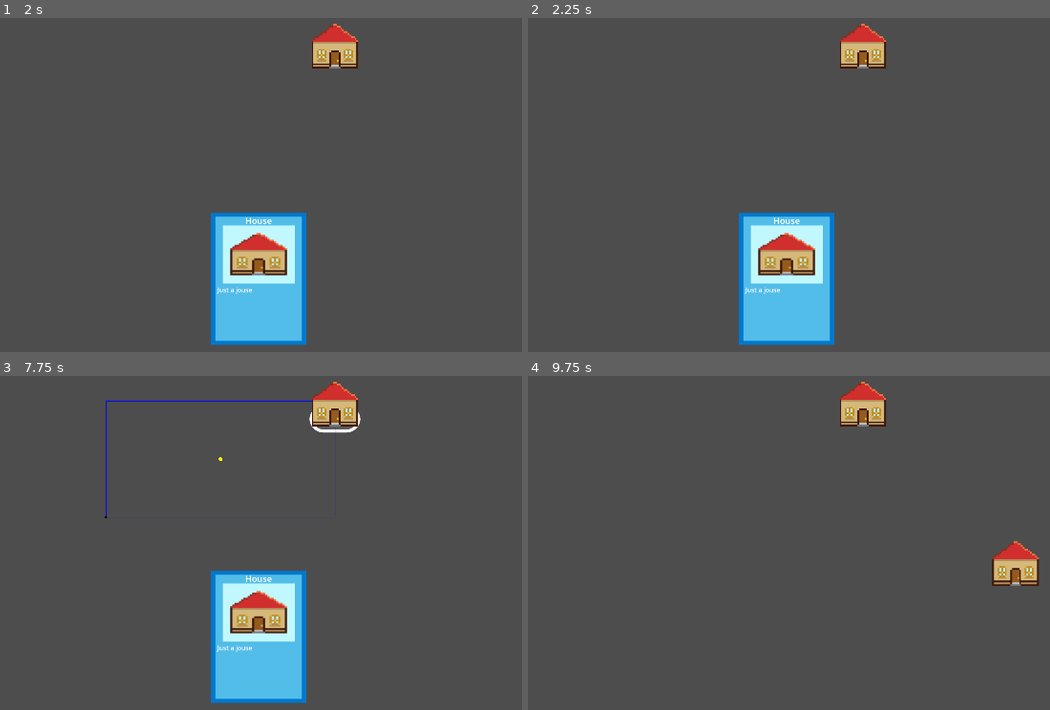
Above: before the commit, frames 1-4 (two rows, left to right).
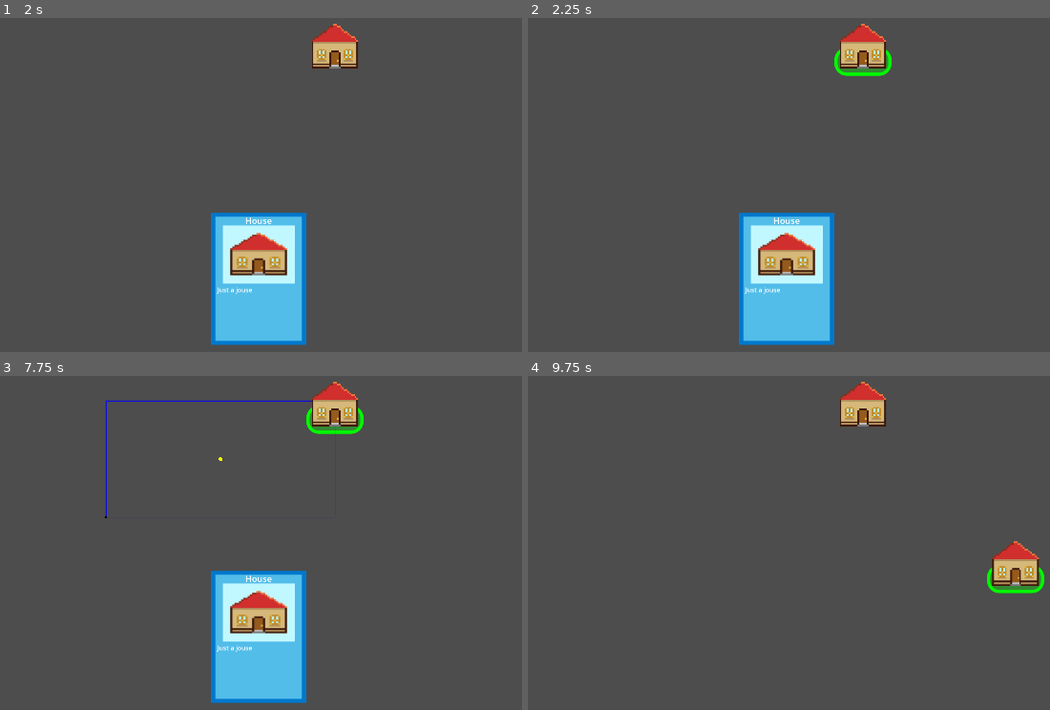
Above: after the commit, the same moments.

Repository: stranker/cardgame
Game: Godot game, scene res://Scenes/test_scene.tscn
Same seed, same stepped clock (60 frames per second), same inputs: the game is played once before the commit and once after it.
Inputs (mouse positions are in pixels of both pictures, inside the frame that each line leads up to):
- Up to frame 1 (2 s): tap Enter at 0.5 s; drag from (219, 281) to (334, 41) at 0.52 s; drag from (261, 278) to (334, 41) at 1.27 s
- Up to frame 2 (2.25 s): move the mouse to (862, 41) at 2.02 s; hold Right mouse button (right_click) from 2.03 s (still down); click (862, 41) at 2.1 s
- Up to frame 3 (7.75 s): release Right mouse button (right_click) at 2.75 s; tap Space at 2.75, 5.75, 7.25 s; drag from (219, 579) to (334, 399) at 2.77 s; move the mouse to (485, 559) at 3.52 s; hold Right mouse button (right_click) 3.53-4.25 s; click (485, 559) at 3.6 s; tap Enter at 4.25, 6.5 s; drag from (31, 429) to (261, 636) at 4.27 s; move the mouse to (297, 496) at 5.02 s; hold Right mouse button (right_click) 5.03-5.75 s; click (297, 496) at 5.1 s; drag from (146, 389) to (104, 516) at 5.77 s; move the mouse to (428, 472) at 6.52 s; hold Right mouse button (right_click) 6.53-7.25 s; click (428, 472) at 6.6 s; drag from (104, 516) to (334, 399) at 7.27 s
- Up to frame 4 (9.75 s): move the mouse to (862, 399) at 8.02 s; hold Right mouse button (right_click) 8.03-8.75 s; click (862, 399) at 8.1 s; drag from (747, 579) to (559, 429) at 8.77 s; move the mouse to (1013, 559) at 9.52 s; hold Right mouse button (right_click) from 9.53 s (still down); click (1013, 559) at 9.6 s

Frame 1 is identical in both runs. In frame 2, 0.3% of the frame differs, in the area x 58-70%, y 9-18%; in frame 3, 0.3%; in frame 4, 0.3%.

Commit message:
Add select panel to building

Diff:
--- a/CardGame/Managers/selection_manager.gd
+++ b/CardGame/Managers/selection_manager.gd
@@ -148,6 +148,7 @@
 	pass
 
 func _unselect_all():
+	print_debug(selected_objects)
 	for obj in selected_objects:
 		obj.get_node("SelectableComponent").deselect()
 	selected_objects.clear()
--- a/CardGame/Objects/Buildings/building.tscn
+++ b/CardGame/Objects/Buildings/building.tscn
@@ -1,63 +1,36 @@
 [gd_scene load_steps=10 format=3 uid="uid://cwp7jntte1nfm"]
 
 [ext_resource type="Script" path="res://Objects/Buildings/building.gd" id="1_v2wy1"]
-[ext_resource type="Script" path="res://Objects/Components/selectable_component.gd" id="2_3rwa3"]
 [ext_resource type="PackedScene" uid="uid://b0713h3mysyhv" path="res://Objects/Components/visual_component.tscn" id="4_2e6cy"]
 [ext_resource type="PackedScene" uid="uid://bnhp8xorl5mht" path="res://Objects/Components/construct_component.tscn" id="4_iq34l"]
+[ext_resource type="PackedScene" uid="uid://bqqxauqfyhslm" path="res://Objects/Components/selectable_component.tscn" id="5_elbbj"]
 [ext_resource type="Texture2D" uid="uid://bn42djc3lmgaf" path="res://Objects/Buildings/House.png" id="5_x2rgf"]
 
 [sub_resource type="RectangleShape2D" id="RectangleShape2D_nmhxt"]
 size = Vector2(128, 104)
 
-[sub_resource type="RectangleShape2D" id="RectangleShape2D_6mabi"]
+[sub_resource type="RectangleShape2D" id="RectangleShape2D_5llsy"]
 size = Vector2(128, 128)
 
-[sub_resource type="StyleBoxFlat" id="StyleBoxFlat_kwccn"]
-bg_color = Color(0.800491, 0.800491, 0.800491, 0.101961)
+[sub_resource type="RectangleShape2D" id="RectangleShape2D_va0gn"]
+size = Vector2(144, 144)
+
+[sub_resource type="StyleBoxFlat" id="StyleBoxFlat_8aqbu"]
+bg_color = Color(0, 1, 0, 0.337255)
 border_width_left = 8
 border_width_top = 8
 border_width_right = 8
 border_width_bottom = 8
-border_color = Color(0.964742, 0.964742, 0.964742, 1)
-corner_radius_top_left = 40
-corner_radius_top_right = 40
-corner_radius_bottom_right = 40
-corner_radius_bottom_left = 40
-
-[sub_resource type="RectangleShape2D" id="RectangleShape2D_5llsy"]
-size = Vector2(128, 128)
+border_color = Color(0, 0.976471, 0, 1)
+corner_radius_top_left = 30
+corner_radius_top_right = 30
+corner_radius_bottom_right = 30
+corner_radius_bottom_left = 30
 
 [node name="Building" type="StaticBody2D"]
 collision_layer = 2
 collision_mask = 6
 script = ExtResource("1_v2wy1")
-
-[node name="CollisionShape2D" type="CollisionShape2D" parent="."]
-position = Vector2(0, 12)
-shape = SubResource("RectangleShape2D_nmhxt")
-
-[node name="SelectableComponent" type="Area2D" parent="."]
-collision_layer = 0
-collision_mask = 0
-script = ExtResource("2_3rwa3")
-
-[node name="CollisionShape2D" type="CollisionShape2D" parent="SelectableComponent"]
-shape = SubResource("RectangleShape2D_6mabi")
-debug_color = Color(0.344888, 0.484789, 1, 0.42)
-
-[node name="SelectPanel" type="Panel" parent="SelectableComponent"]
-show_behind_parent = true
-z_index = -1
-offset_left = -64.0
-offset_top = 12.0
-offset_right = 64.0
-offset_bottom = 80.0
-theme_override_styles/panel = SubResource("StyleBoxFlat_kwccn")
-
-[node name="ConstructComponent" parent="." instance=ExtResource("4_iq34l")]
-
-[node name="CollisionShape2D" type="CollisionShape2D" parent="ConstructComponent"]
-shape = SubResource("RectangleShape2D_5llsy")
 
 [node name="VisualComponent" parent="." node_paths=PackedStringArray("construct_component") instance=ExtResource("4_2e6cy")]
 construct_component = NodePath("../ConstructComponent")
@@ -67,3 +40,27 @@
 position = Vector2(0, 11)
 scale = Vector2(2.25, 2.25)
 texture = ExtResource("5_x2rgf")
+
+[node name="CollisionShape2D" type="CollisionShape2D" parent="."]
+position = Vector2(0, 12)
+shape = SubResource("RectangleShape2D_nmhxt")
+
+[node name="ConstructComponent" parent="." instance=ExtResource("4_iq34l")]
+
+[node name="CollisionShape2D" type="CollisionShape2D" parent="ConstructComponent"]
+shape = SubResource("RectangleShape2D_5llsy")
+
+[node name="SelectableComponent" parent="." instance=ExtResource("5_elbbj")]
+
+[node name="CollisionShape2D2" type="CollisionShape2D" parent="SelectableComponent"]
+shape = SubResource("RectangleShape2D_va0gn")
+debug_color = Color(0.440776, 0.460355, 0.983463, 0.42)
+
+[node name="Panel" type="Panel" parent="SelectableComponent"]
+visible = false
+z_index = -1
+offset_left = -72.0
+offset_top = 12.0
+offset_right = 72.0
+offset_bottom = 83.0
+theme_override_styles/panel = SubResource("StyleBoxFlat_8aqbu")
--- a/CardGame/Objects/Cards/card.gd
+++ b/CardGame/Objects/Cards/card.gd
@@ -62,7 +62,6 @@
 	pick_state = PickState.DISABLED
 	interact_area.monitoring = false
 	anim.play("Disabled")
-	print_debug("Disabled")
 	pass
 
 func enable():
--- a/CardGame/Objects/Components/selectable_component.gd
+++ b/CardGame/Objects/Components/selectable_component.gd
@@ -7,6 +7,7 @@
 var select_panel : Panel
 var size : Vector2
 var rect_size : Rect2
+var is_mouse_inside : bool = false
 
 signal selected()
 signal deselected()
@@ -22,30 +23,36 @@
 	pass
 
 func select():
-	if is_selected: return
 	is_selected = true
 	selected.emit()
 	select_panel.show()
 	pass
 
 func deselect():
-	if not is_selected: return
 	is_selected = false
 	deselected.emit()
 	select_panel.hide()
 	pass
 
 func _unhandled_input(event : InputEvent):
-	if event.is_action("left_click"):
-		if event.is_pressed():
-			deselect()
-	if event.is_action("right_click") and Rect2(global_position - size * 0.5, size).has_point(event.global_position):
+	if event.is_action("right_click") and is_mouse_inside:
 		if event.is_pressed():
 			action_target.emit()
 	pass
 
 func _on_input_event(viewport, event : InputEvent, shape_idx):
-	if event.is_action("left_click"):
+	if event.is_action("left_click") and is_mouse_inside:
+		print_debug("_on_input_event")
 		if event.is_pressed():
 			select()
 	pass # Replace with function body.
+
+
+func _on_mouse_entered():
+	is_mouse_inside = true
+	pass # Replace with function body.
+
+
+func _on_mouse_exited():
+	is_mouse_inside = false
+	pass # Replace with function body.
--- a/CardGame/Objects/Components/selectable_component.tscn
+++ b/CardGame/Objects/Components/selectable_component.tscn
@@ -3,8 +3,10 @@
 [ext_resource type="Script" path="res://Objects/Components/selectable_component.gd" id="1_gsd86"]
 
 [node name="SelectableComponent" type="Area2D"]
-collision_layer = 0
-collision_mask = 0
+collision_layer = 8
+collision_mask = 8
 script = ExtResource("1_gsd86")
 
 [connection signal="input_event" from="." to="." method="_on_input_event"]
+[connection signal="mouse_entered" from="." to="." method="_on_mouse_entered"]
+[connection signal="mouse_exited" from="." to="." method="_on_mouse_exited"]
